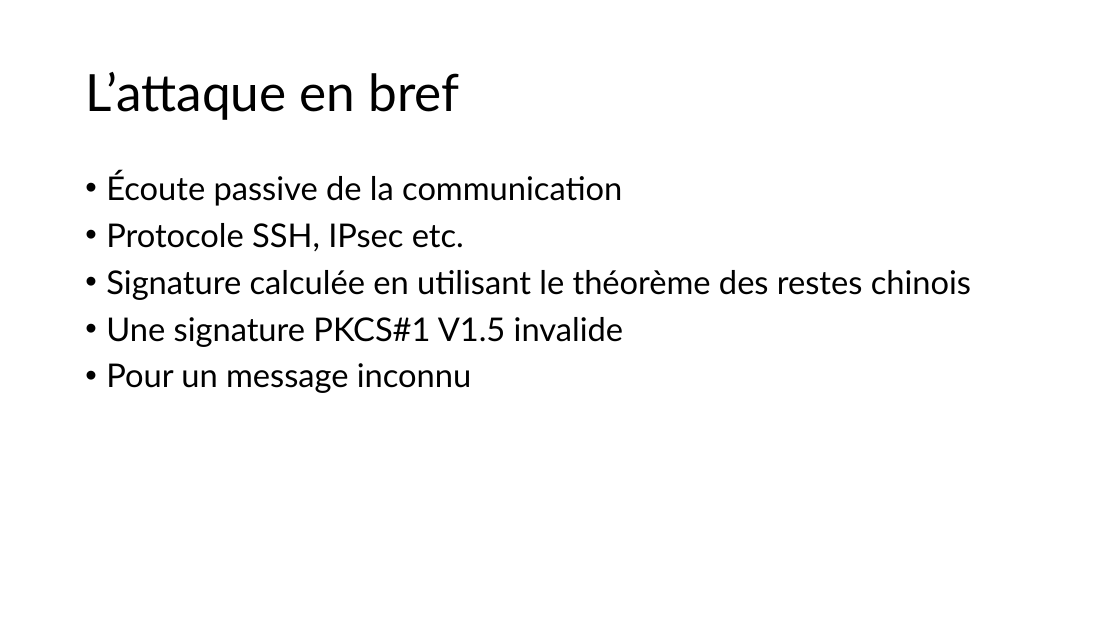
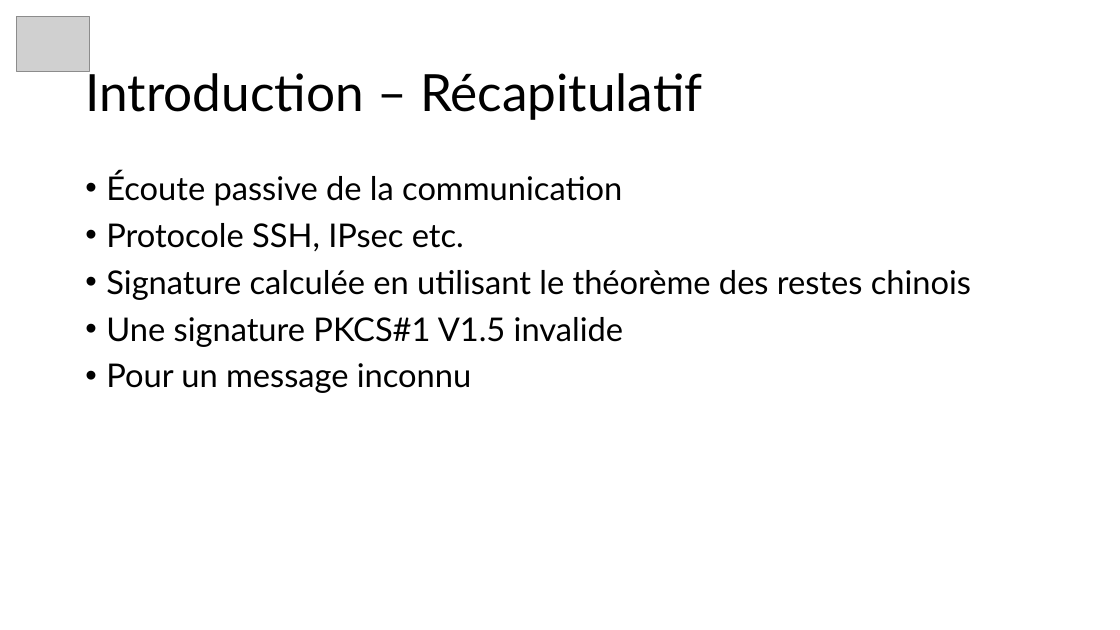
Before and after one commit to JustinFerrara14/SSE, a slide deck: slide 7 of SSELaticeAttackFerrara.pptx (slide 3 before the commit). Drawn at 1120x630 pixels with LibreOffice and Linux fonts; fonts in the diff are those of the drawing; grey boxes stand for pictures. Boxes give left, top, right and bottom in pixels: in the first picture for what was removed or moved away, otherwise in the second. Text is boxed around its words. In the diff, an @@ line names an element or a change of style, - is before the commit and + after.

Commit message:
update intro

```diff
--- a/SSELaticeAttackFerrara.pptx
+++ b/SSELaticeAttackFerrara.pptx
@@ picture added at (x1=17, y1=17, x2=90, y2=71) @@
@@ title at (x1=85, y1=66, x2=703, y2=120): text changed @@
-L’attaque en bref
+Introduction – Récapitulatif
```
Also in this commit, not shown: 36 other slides changed, 2 slides added, 6 other files.
